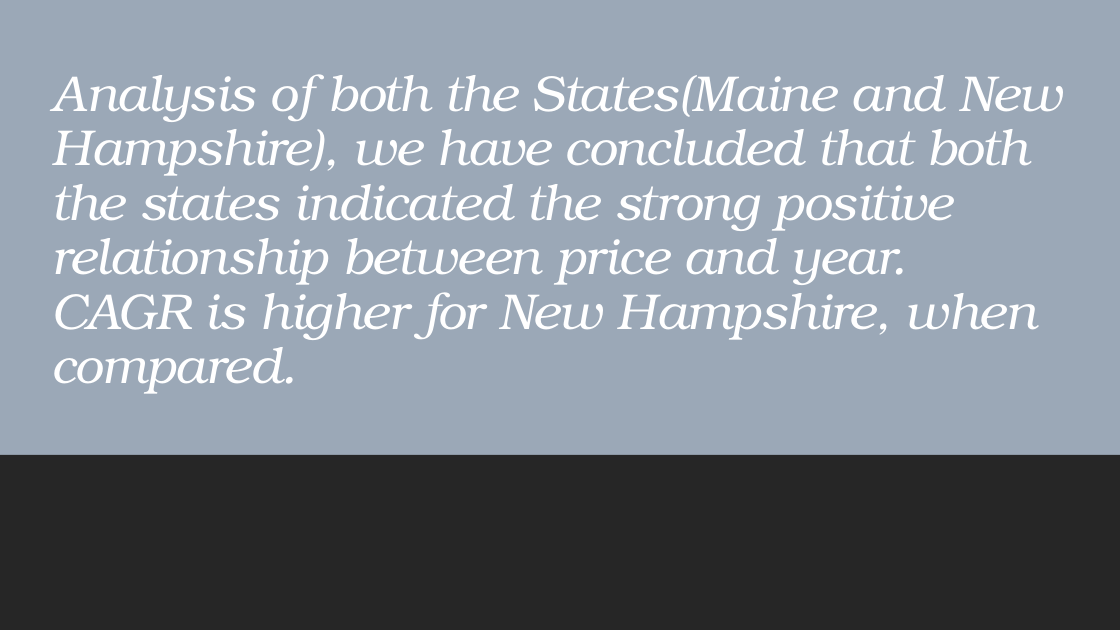
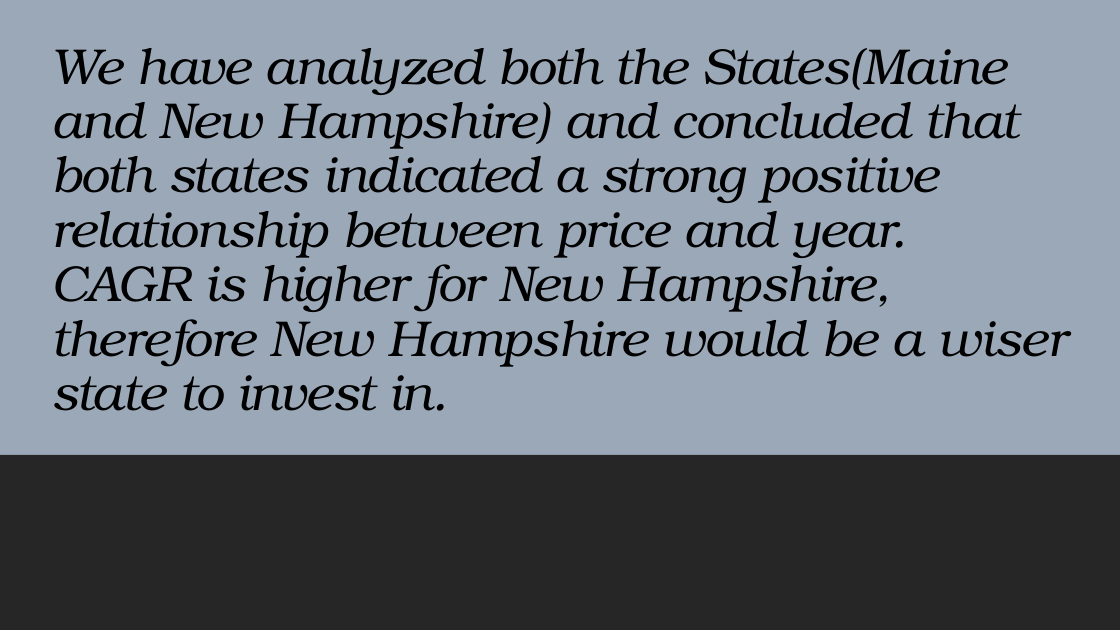
Before and after one commit to Arnawutu/Project1Group10, a slide deck: slide 21 of Main_Data/Nasdaq Real Estate Data Cleaning.pptx (slide 12 before the commit). Drawn at 1120x630 pixels with LibreOffice and Linux fonts; fonts in the diff are those of the drawing. Boxes give left, top, right and bottom in pixels: in the first picture for what was removed or moved away, otherwise in the second. Text is boxed around its words. In the diff, an @@ line names an element or a change of style, - is before the commit and + after.

```diff
--- a/Main_Data/Nasdaq Real Estate Data Cleaning.pptx
+++ b/Main_Data/Nasdaq Real Estate Data Cleaning.pptx
@@ title at box(51, 48, 1068, 411): text changed; text colour #FFFFFF to #000000 @@
-Analysis of both the States(Maine and New Hampshire), we have concluded that both the states indicated the strong positive relationship between price and year.
-CAGR is higher for New Hampshire, when compared.
+We have analyzed both the States(Maine and New Hampshire) and concluded that both states indicated a strong positive relationship between price and year.
+CAGR is higher for New Hampshire, therefore New Hampshire would be a wiser state to invest in.
```
Also in this commit, not shown: 6 other slides changed, 11 slides added, 2 slides removed, 1 other file.
